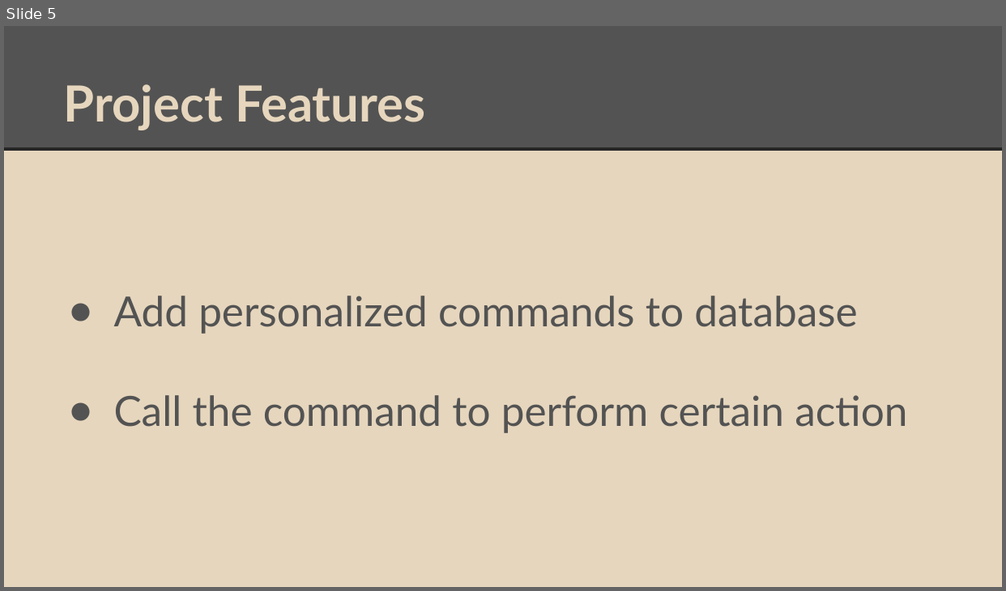
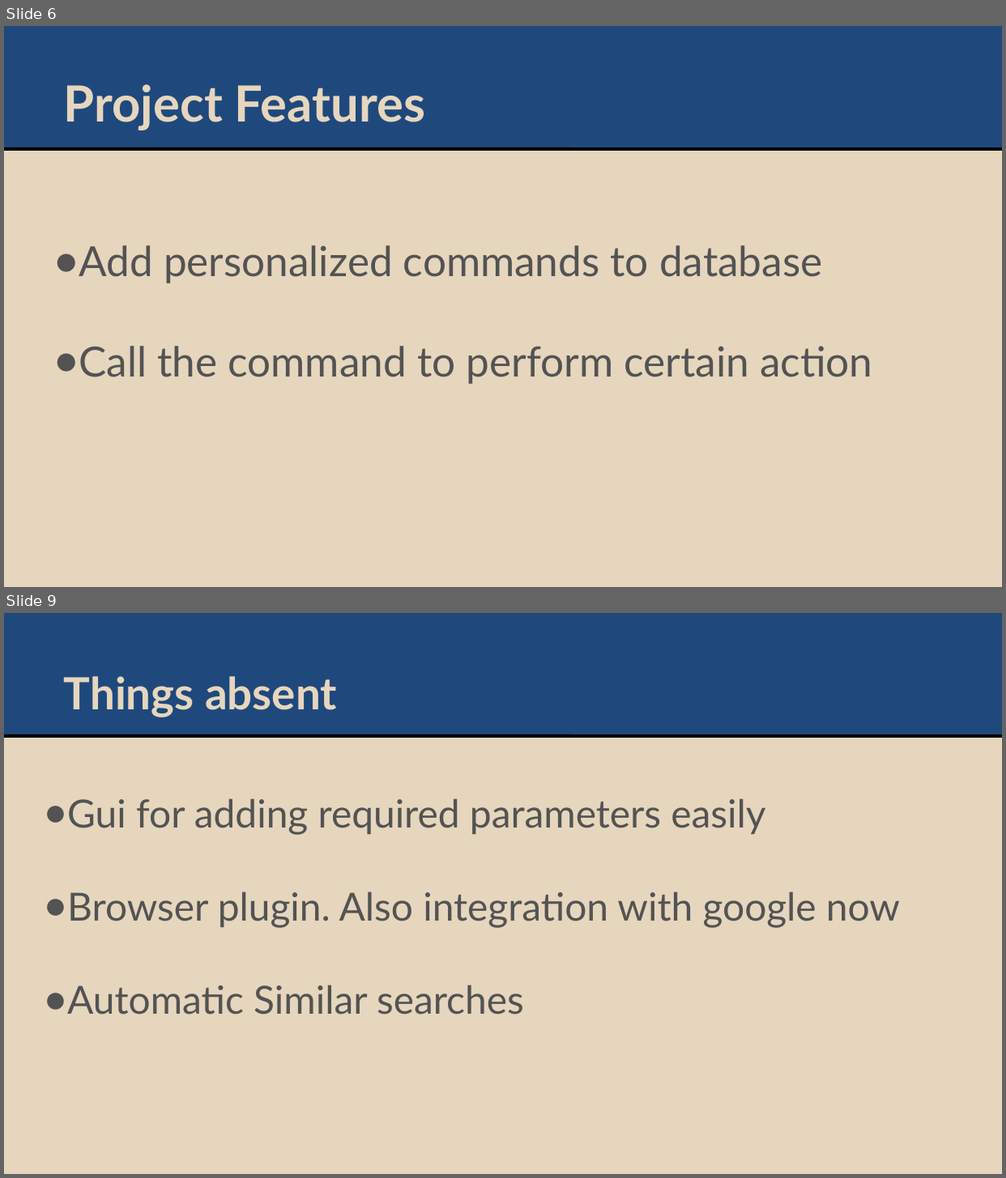
Before and after one commit to paritosh-gupta/AI_valet_CS-275-drexel, a slide deck: CS275-Projcet.pptx. Shown one above the other, each under a label of ours: slide 5 before the commit, slides 6 and 9 after it; the slides between them are not shown. The pictures are 1006x591 and 1006x1178 pixels, drawn with LibreOffice and Linux fonts; fonts in the diff are those of the drawing. Boxes give left, top, right and bottom in pixels: in the first picture for what was removed or moved away, otherwise in the second. Text is boxed around its words. In the diff, an @@ line names an element or a change of style, - is before the commit and + after.

```diff
--- a/CS275-Projcet.pptx
+++ b/CS275-Projcet.pptx
@@ slide 9 added at [4, 613, 1002, 1174], background #E6D6BD; not listed: 2 template elements that a slide beside it also shows @@
@@ text added at [64, 676, 337, 717], 32 pt, text #E6D6BD, bold @@
+Things absent
@@ text added at [67, 798, 900, 1015], 28 pt, text #535353 @@
+● Gui for adding required parameters easily
+● Browser plugin. Also integration with google now
+● Automatic Similar searches
@@ what was slide 5 is now slide 6 @@
@@ slide 6 changed as well @@
@@ rectangle at [4, 26, 1002, 149]: fill #535353 to #1F497D @@
@@ line (4, 149) - (1002, 149): stroke #262626 2.25 pt to #000000 2.24 pt @@
@@ text "Add personalized commands to database": place and size @@
-text "Add personalized commands to database" at [114, 296, 907, 433]
+text "Add personalized commands to database" at [79, 246, 872, 384]
@@ text "Add personalized commands to database" at [79, 246, 872, 384]: indent changed @@
```
Also in this commit, not shown: 6 other slides changed, 3 other slides added, 1 other file.
